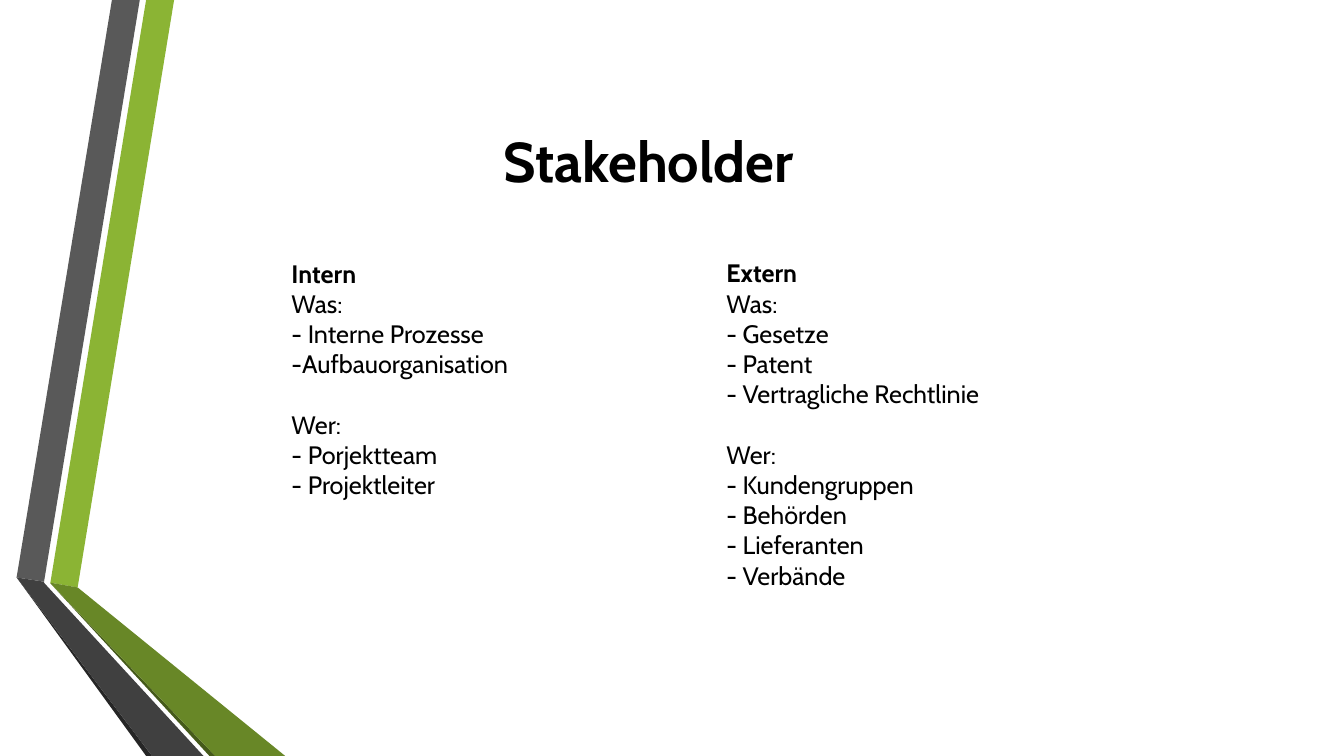
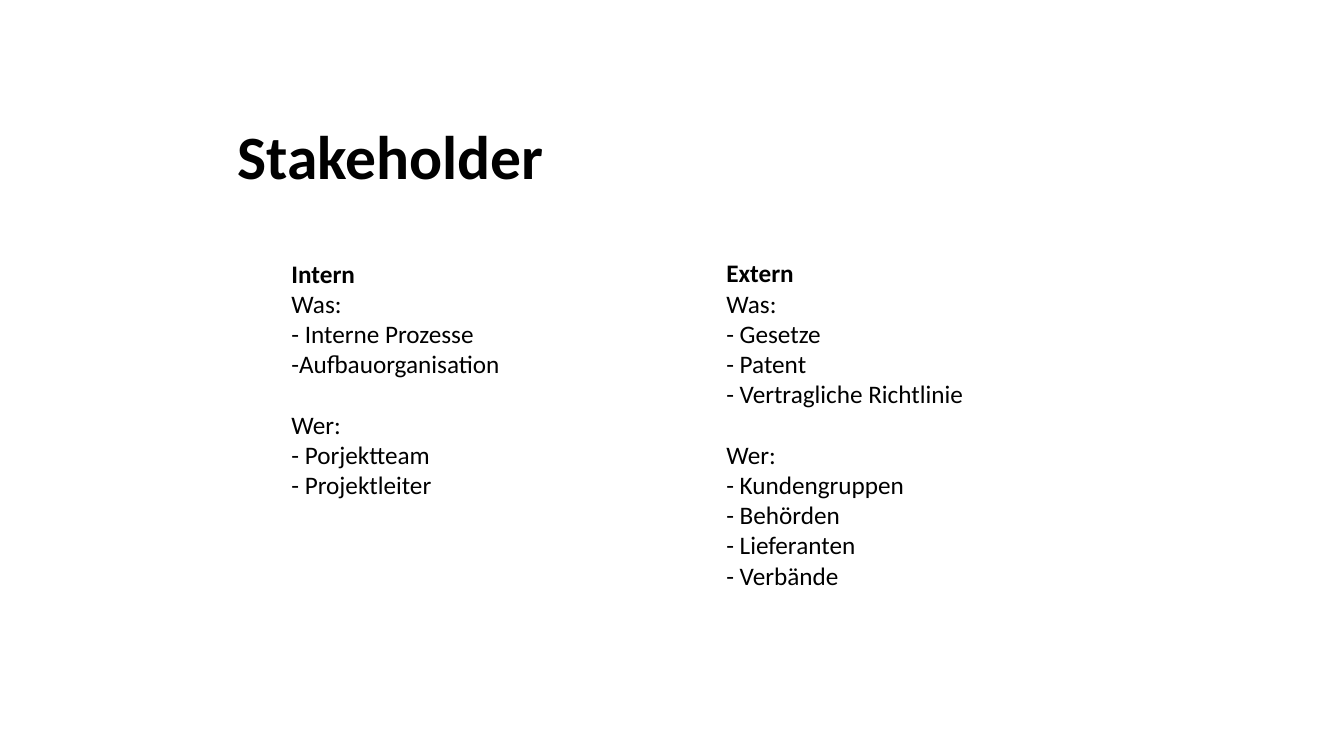
Before and after one commit to jonaswolf/IoTPflanze, a slide deck: slide 1 of 60_RequirementsEngineering/Stakeholder.pptx. Drawn at 1344x756 pixels with LibreOffice and Linux fonts; fonts in the diff are those of the drawing; background and template pictures are left out. Boxes give left, top, right and bottom in pixels: in the first picture for what was removed or moved away, otherwise in the second. Text is boxed around its words. In the diff, an @@ line names an element or a change of style, - is before the commit and + after.

```diff
--- a/60_RequirementsEngineering/Stakeholder.pptx
+++ b/60_RequirementsEngineering/Stakeholder.pptx
@@ title "Stakeholder" at bbox=[238, 135, 544, 180]: size 40 to 44 pt, font Cabin to Calibri; alignment centre to left; line spacing 1 to 0.9 @@
@@ text "Intern" at bbox=[291, 266, 499, 499]: font Cabin to Calibri @@
@@ text at bbox=[726, 265, 904, 585]: font Cabin to Calibri in "Extern", "Was:", "- Gesetze", "- Patent" and 5 more places @@
@@ text at bbox=[740, 385, 963, 408]: text changed; font Cabin to Calibri @@
-- Vertragliche Rechtlinie
+- Vertragliche Richtlinie
@@ group removed at bbox=[16, 0, 285, 756]: 6 freeform shapes @@
```
Also in this commit, not shown: 1 other slide changed, 27 other files.
